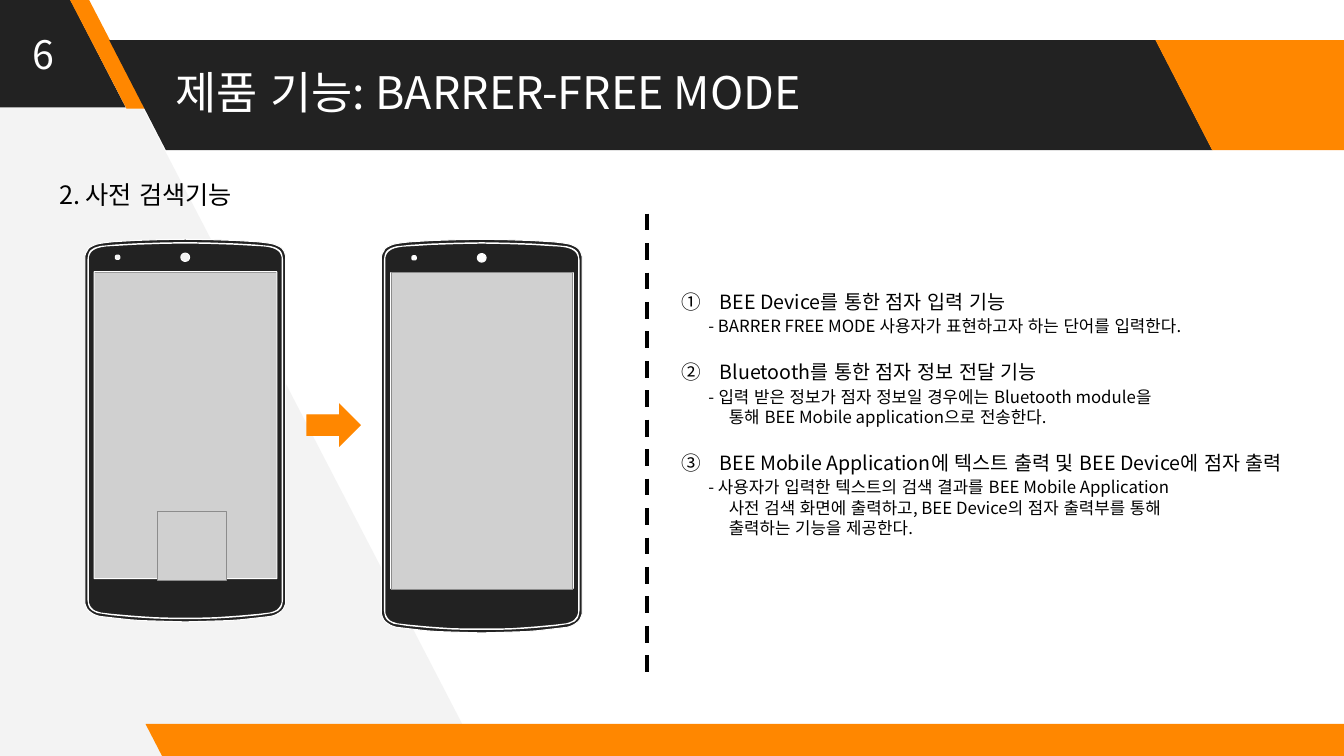
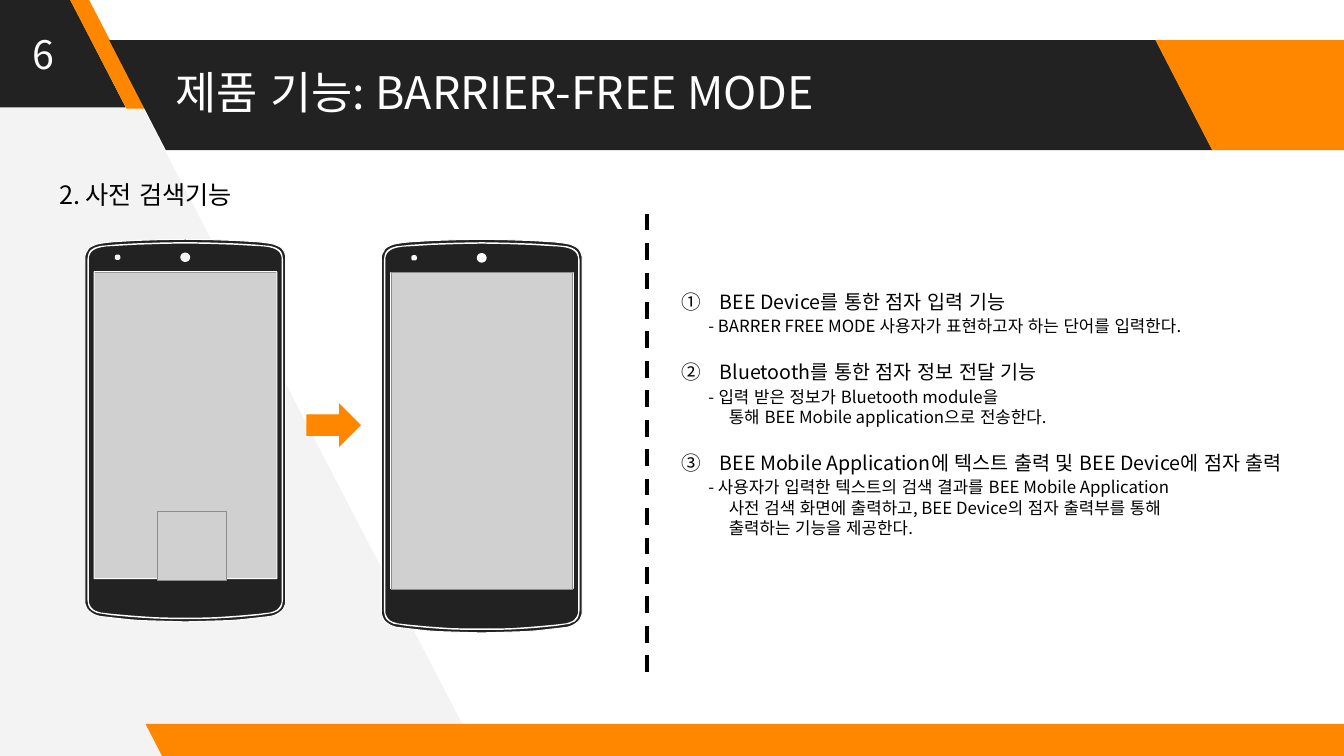
Before and after one commit to Huffon/2019_Capstone_bee, a slide deck: slide 7 of docs/8_Final Presentation Panel.pptx. Drawn at 1344x756 pixels with LibreOffice and Linux fonts; fonts in the diff are those of the drawing; grey boxes stand for pictures. Boxes give left, top, right and bottom in pixels: in the first picture for what was removed or moved away, otherwise in the second. Text is boxed around its words. In the diff, an @@ line names an element or a change of style, - is before the commit and + after.

```diff
--- a/docs/8_Final Presentation Panel.pptx
+++ b/docs/8_Final Presentation Panel.pptx
@@ title at <box>175,72,814,113</box>: text changed @@
-제품 기능: BARRER-FREE MODE
+제품 기능: BARRIER-FREE MODE
@@ text at <box>719,389,998,405</box>: text changed @@
-- 입력 받은 정보가 점자 정보일 경우에는 Bluetooth module을
+- 입력 받은 정보가 Bluetooth module을
```
Also in this commit, not shown: 4 other slides changed.
